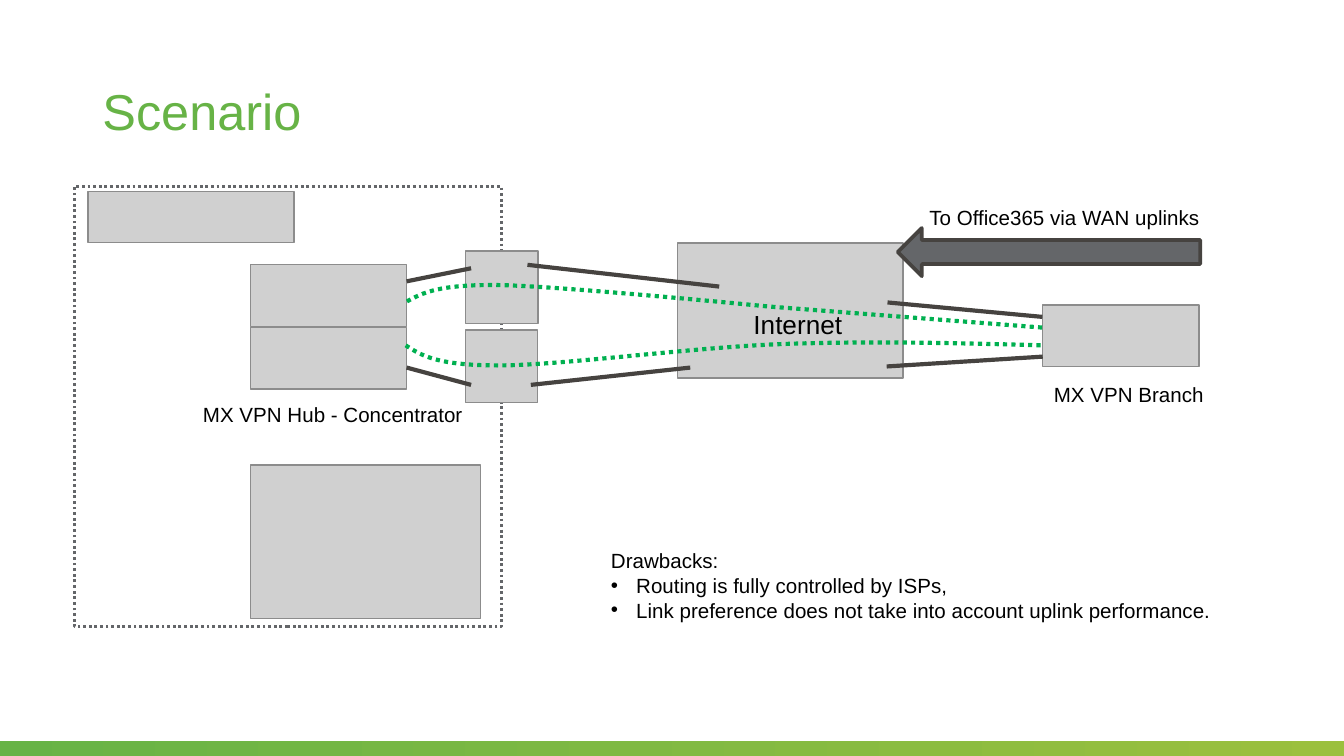
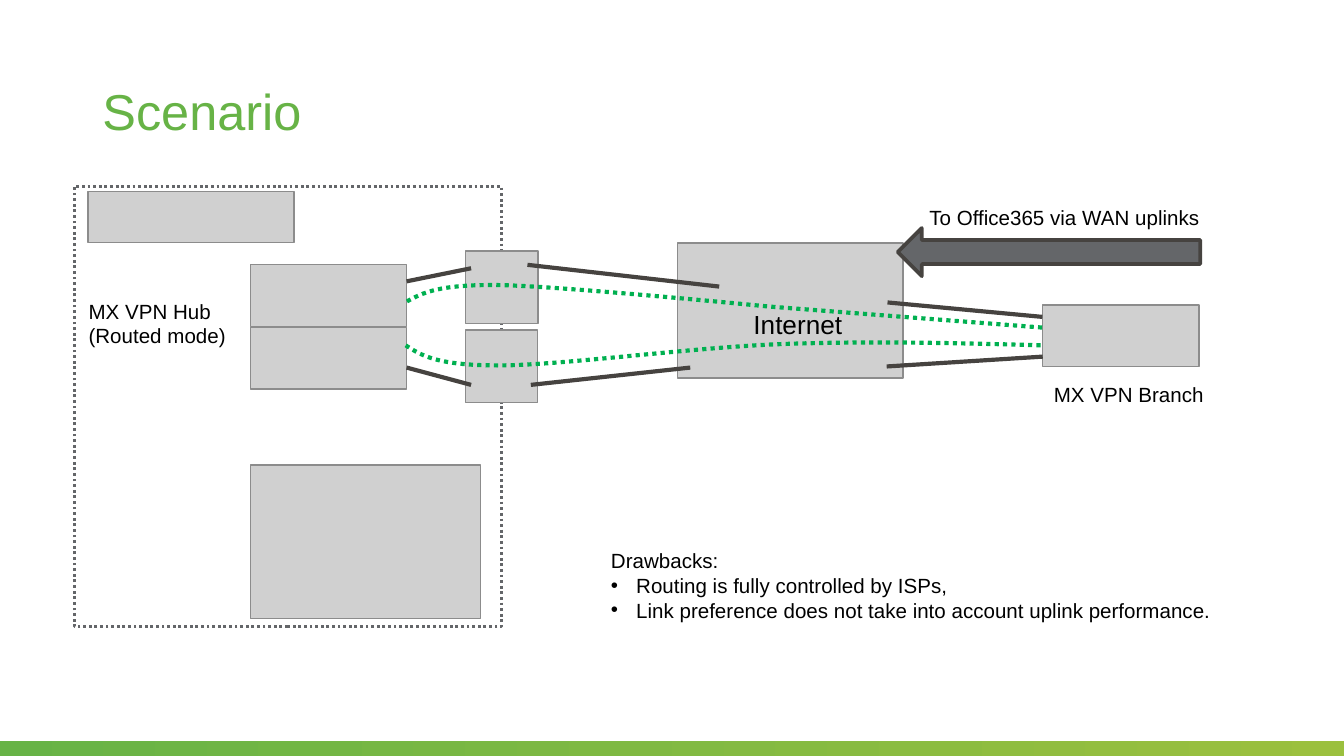
Before and after one commit to SalnikovAndrey/performance-based-routing-to-office-365-over-meraki-sd-wan, a slide deck: slide 2 of Problem-Solution overview.pptx. Drawn at 1344x756 pixels with LibreOffice and Linux fonts; fonts in the diff are those of the drawing; grey boxes stand for pictures; background and template pictures are left out. Boxes give left, top, right and bottom in pixels: in the first picture for what was removed or moved away, otherwise in the second. Text is boxed around its words. In the diff, an @@ line names an element or a change of style, - is before the commit and + after.

```diff
--- a/Problem-Solution overview.pptx
+++ b/Problem-Solution overview.pptx
@@ text at (89, 304, 225, 348): text changed @@
-MX VPN Hub - Concentrator
+MX VPN Hub
+(Routed mode)
```
Also in this commit, not shown: 1 other slide changed, 2 other files.
